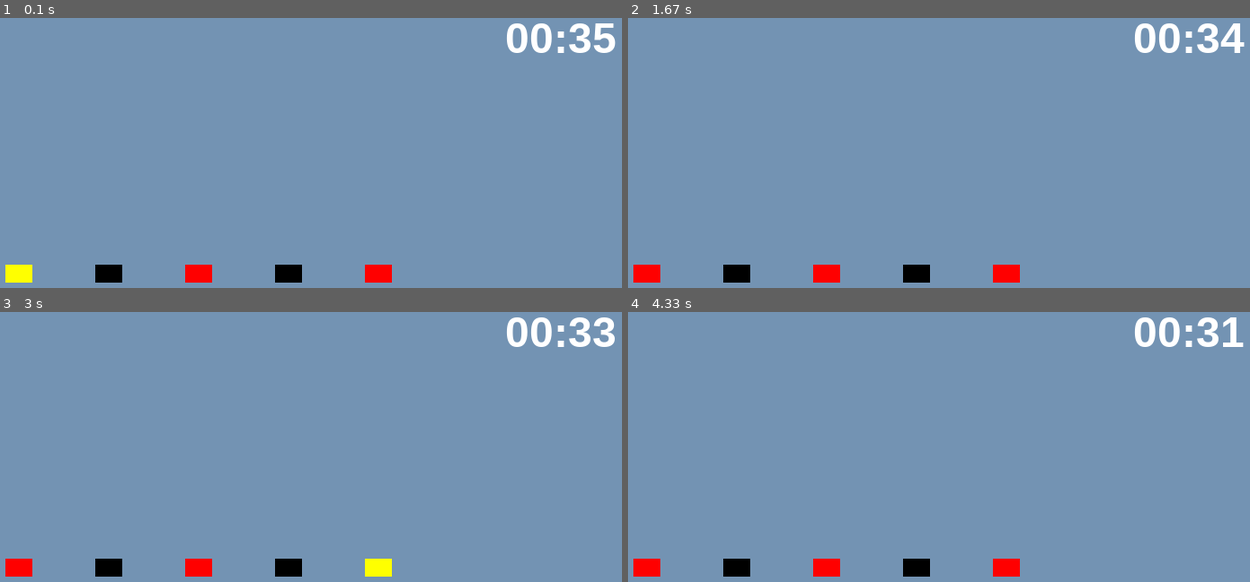
Above: before the commit, frames 1-4 (two rows, left to right).
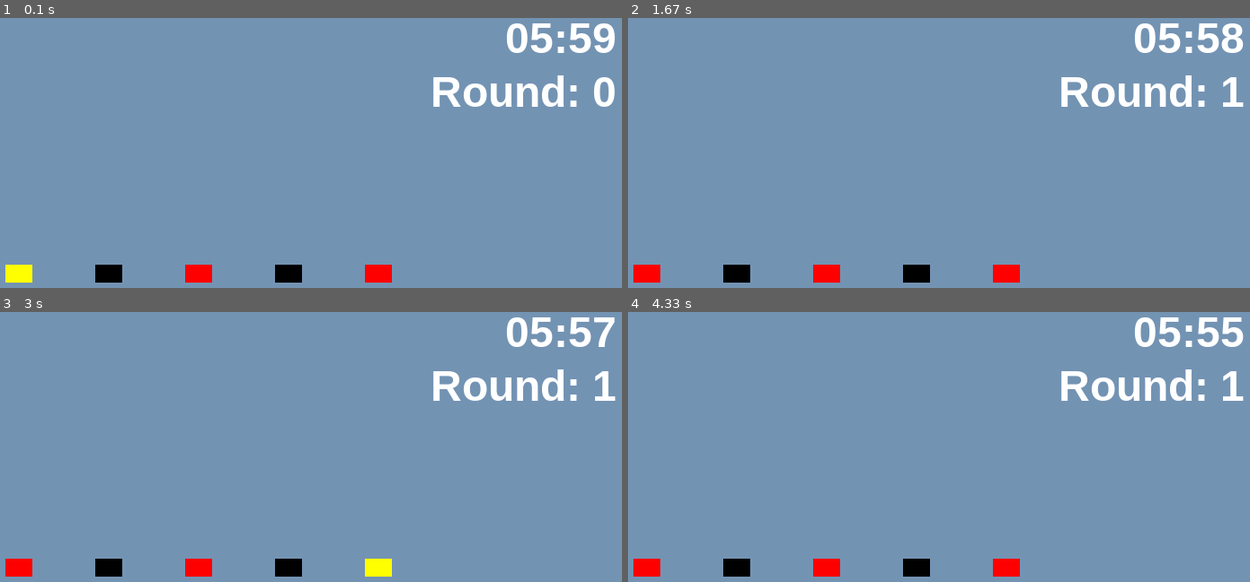
Above: after the commit, the same moments.

Repository: charles-kahlenberg/Bomb-defusal
Game: pygame game, started from Melody Game.py
The game is run twice, just before and just after one commit, with the same random seed, the same clock (stepped at 60 frames per second) and the same inputs.
Inputs (mouse positions are in pixels of both pictures, inside the frame that each line leads up to):
- Up to frame 1 (0.1 s): no input
- Up to frame 2 (1.67 s): click (646, 274) at 0.88 s
- Up to frame 3 (3 s): no input
- Up to frame 4 (4.33 s): no input

The runs differ from the first frame. In frame 1, 1.8% of the frame differs, in the area x 69-99%, y 1-33%; in frame 2, 1.9%; in frame 3, 1.8%; in frame 4, 1.9%.

Commit message:
Add winning and losing text

Diff:
--- a/Melody Game.py
+++ b/Melody Game.py
@@ -298,8 +298,19 @@
     screen.fill(SURFACE_COLOR)
     all_sprites_list.draw(screen)
 
+    if rounds < 2 and not game_over:
+        round_text = timer_font.render(f"Round: {rounds}", True, TIMER_COLOR)
+        screen.blit(round_text, (WIDTH - round_text.get_width() - 20, 80))
+
+    elif rounds >= 2:
+        win_text = timer_font.render("Congratulations! You won!", True, (0, 255, 0))
+        screen.blit(win_text, ((WIDTH - win_text.get_width()) // 2, 100))
+        game_over = True
+        hooray_sound.play()
+
+
     #Draw the elapsed-time timer in the top-right
-    time_left = 36000 - (now - game_start_ticks)  # 60 seconds total, converted to milliseconds
+    time_left = 360000 - (now - game_start_ticks)  # 60 seconds total, converted to milliseconds
     seconds_total = time_left // 1000
     timer_text = f"{seconds_total // 60:02d}:{seconds_total % 60:02d}"
     if time_left <= 0:
@@ -316,6 +327,8 @@
 
     else:
         timer_text = f"{seconds_total // 60:02d}:{seconds_total % 60:02d}"
+
+
     timer_surface = timer_font.render(timer_text, True, TIMER_COLOR)
     screen.blit(timer_surface, (WIDTH - timer_surface.get_width() - 20, 20))
 
